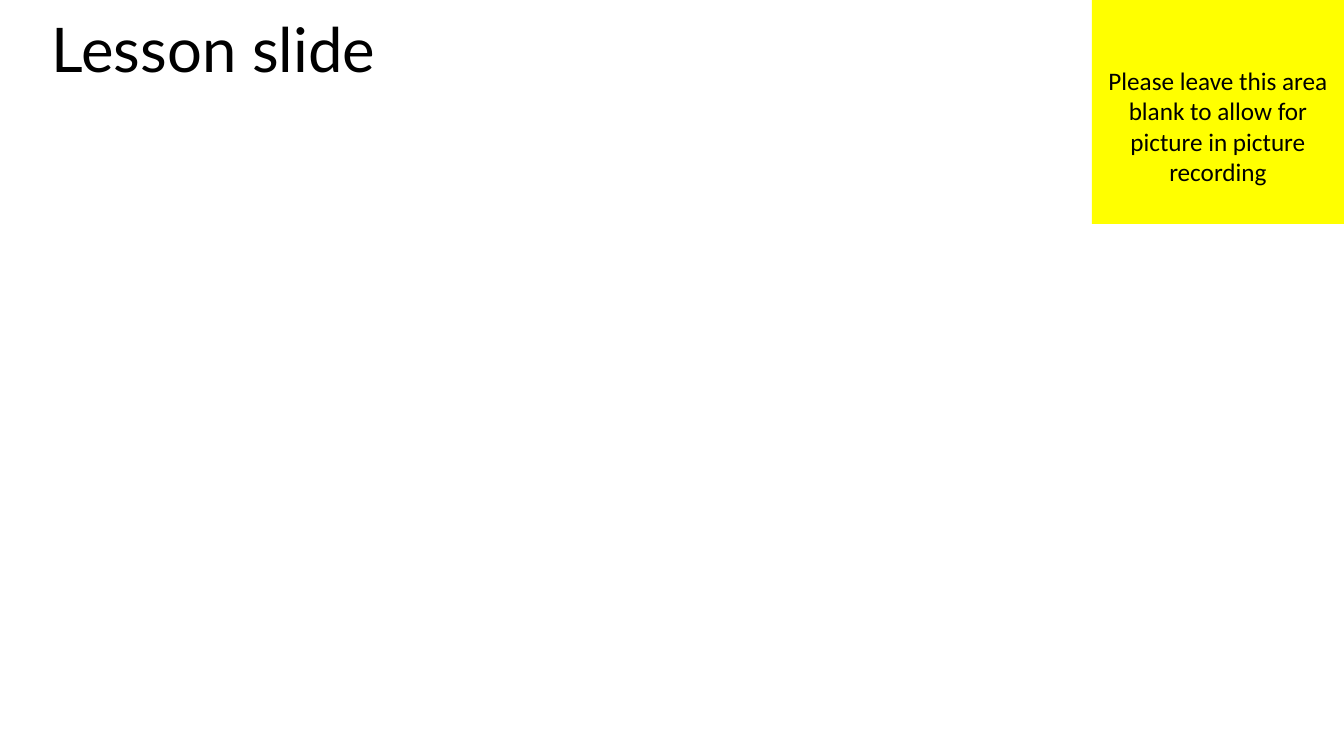
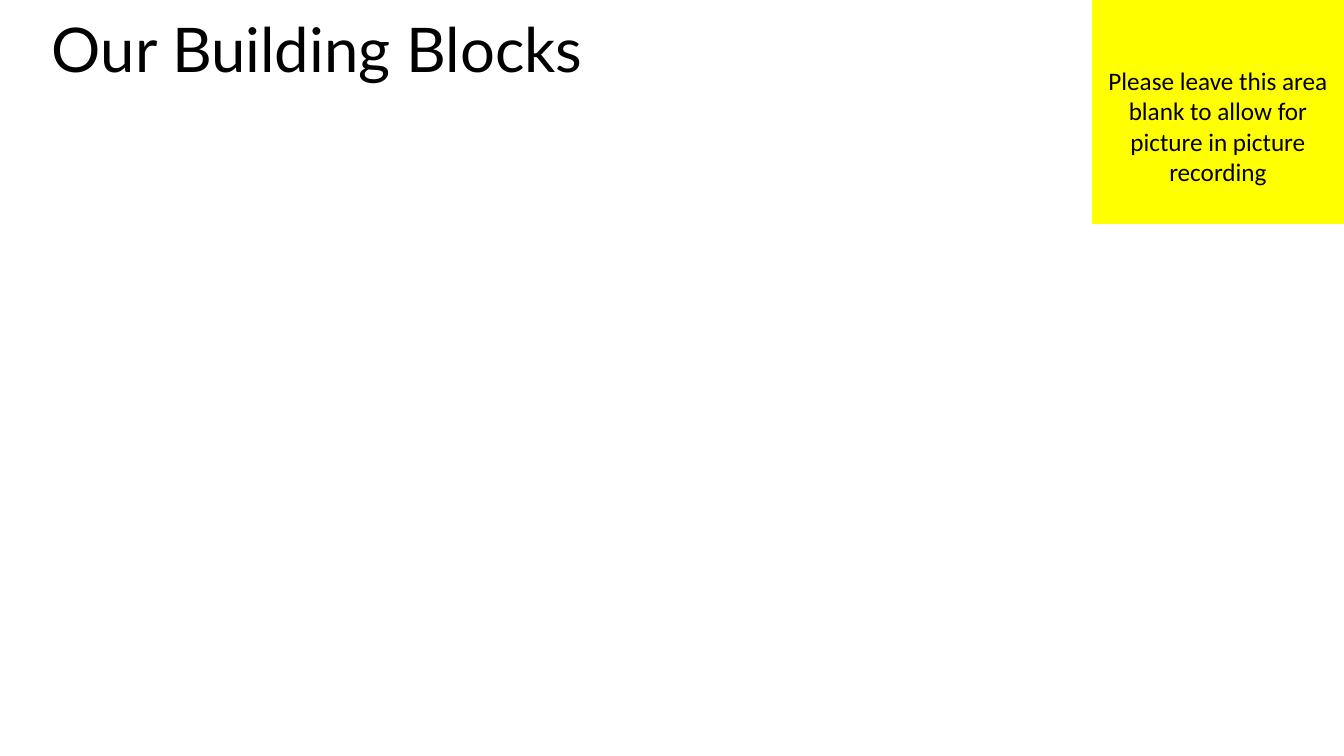
Before and after one commit to MisterJames/AzureImageProcessing, a slide deck: slide 11 of Presentation Materials/MVA-ApplicationsOnAzure-02.pptx (slide 3 before the commit). Drawn at 1344x756 pixels with LibreOffice and Linux fonts; fonts in the diff are those of the drawing. Boxes give left, top, right and bottom in pixels: in the first picture for what was removed or moved away, otherwise in the second. Text is boxed around its words. In the diff, an @@ line names an element or a change of style, - is before the commit and + after.

```diff
--- a/Presentation Materials/MVA-ApplicationsOnAzure-02.pptx
+++ b/Presentation Materials/MVA-ApplicationsOnAzure-02.pptx
@@ title at <box>52,26,582,84</box>: text changed @@
-Lesson slide
+Our Building Blocks
```
Also in this commit, not shown: 1 other slide changed, 36 slides added, 1 slide removed, 33 other files.
